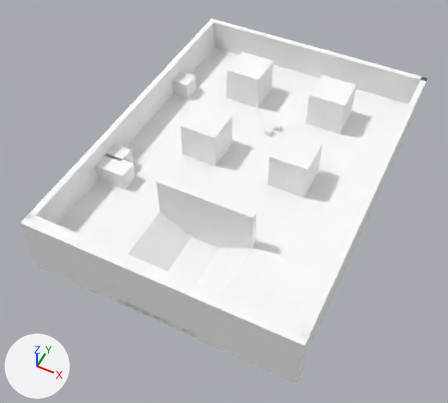
The OBJ model Assets/Meshes/Dock.obj: old version first, new version second.
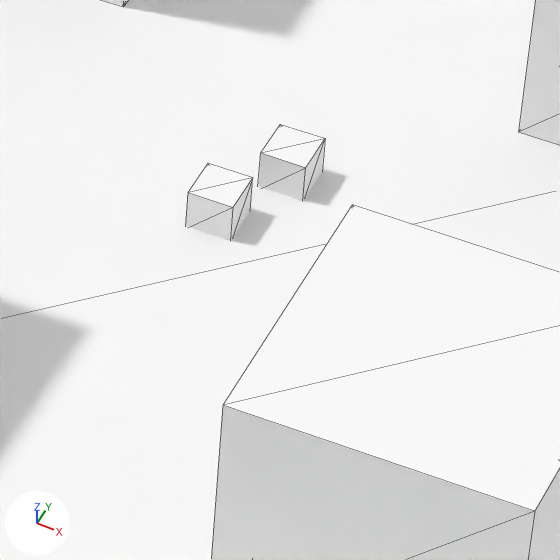
The first picture shows the older version from a 50 mm camera at (28.0, -70.7, 75.3) aimed at (-1.1, -12.5, 2.5). The close-ups show the older and then the newer version on the part from 54% to 69% of the width and 27% to 44% of the height of that picture. Only the edits that show in the close-ups are written down. Every picture has the same lights, and +X, +Y and +Z are marked at lower left. The close-ups show mesh edges as thin lines. Where no turn or scale is listed for an object, it has been applied to the vertices. Vertices at exactly the same position are counted once.

Script lines for the objects in view, before the commit:
```python
me_dock = bpy.data.meshes.new('Dock')
me_dock.from_pydata(...)  # 160 vertices, 240 faces; spans x -20.5..20.5, y -35.0..21.0, z 1.0..12.0
me_dock.materials.append(mat_default)  # white #ffffff
ob_dock = bpy.data.objects.new('Dock', me_dock)
ob_dock.location = (0.0, 0.0, 0.0)
```
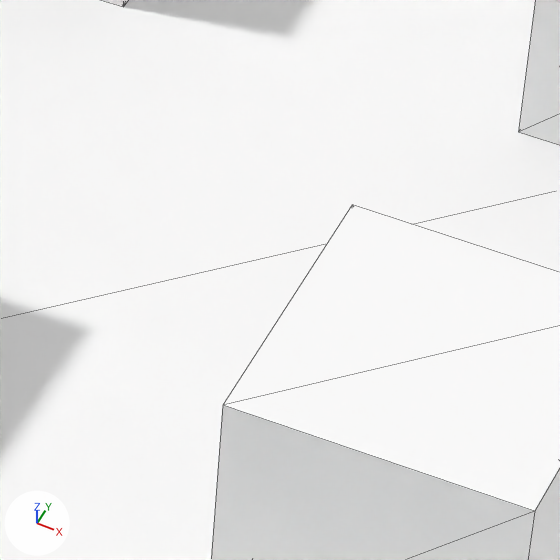
The change, as a diff of the scene's bpy script:
```diff
--- a/Assets/Meshes/Dock.obj.py
+++ b/Assets/Meshes/Dock.obj.py
@@ me_dock @@
 # used by ob_dock; location = (0.0, 0.0, 0.0)
-me_dock.from_pydata(...)  # 160 vertices, 240 faces; spans x -20.5..20.5, y -35.0..21.0, z 1.0..12.0
+me_dock.from_pydata(...)  # 144 vertices, 216 faces; spans x -20.5..20.5, y -35.0..21.0, z 1.0..12.0
+# me_dock part 1: the loose piece of 8 vertices spanning x -0.5..0.5, y 1.5..2.5, z 5.4..6.4 is deleted
+# me_dock part 2: the loose piece of 8 vertices spanning x 0.3..1.3, y 3.3..4.3, z 5.4..6.4 is deleted
 me_dock.materials.append(mat_default)
```

Changed parts and their boxes (x1, y1, x2, y2) in the close-ups (560 x 560 px):
part 1 of me_dock, deleted: before (185, 163, 253, 241)
part 2 of me_dock, deleted: before (258, 124, 325, 201)
